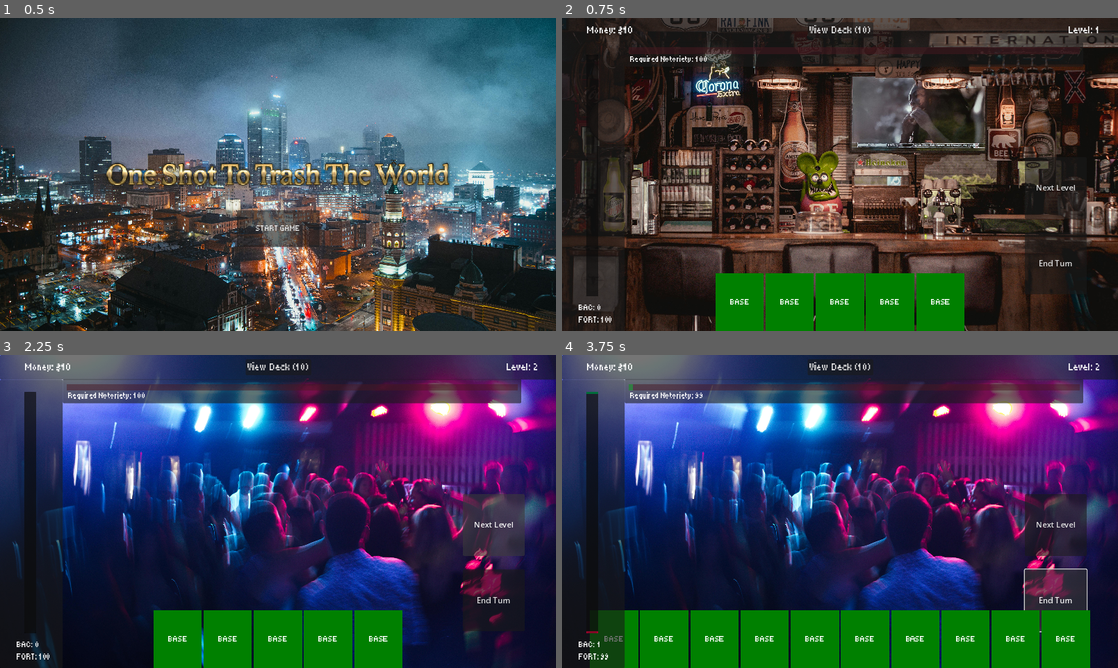
Above: before the commit, frames 1-4 (two rows, left to right).
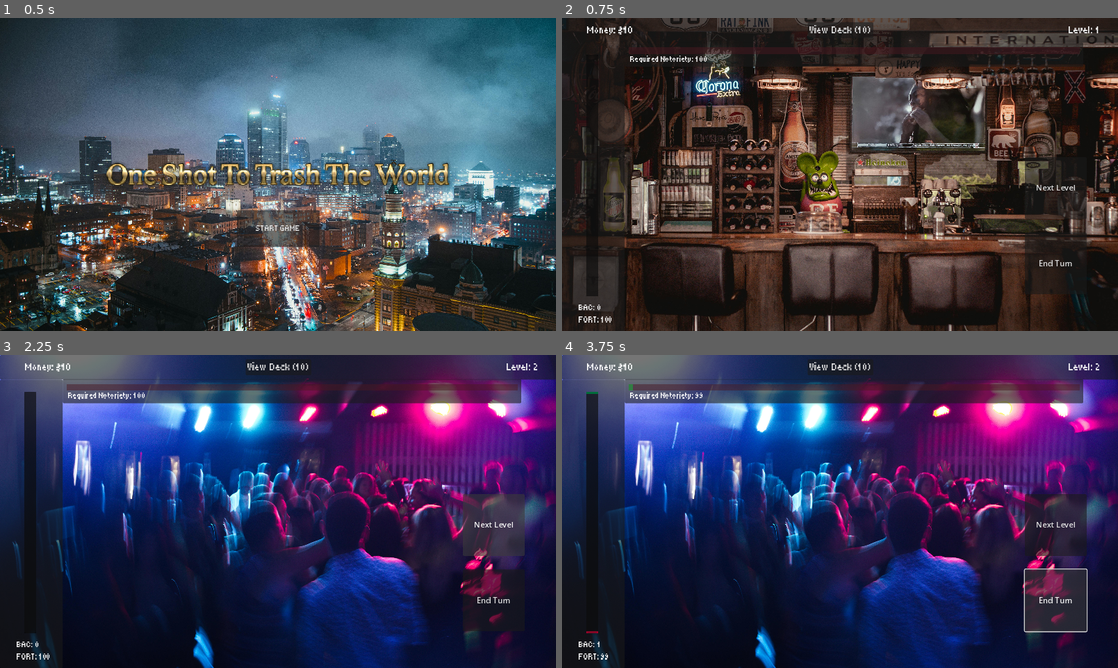
Above: after the commit, the same moments.

Repository: TreSmith/JameGamGameJam
Game: Godot game, scene res://Scenes/UI/main_menu.tscn
The game is run twice, just before and just after one commit, with the same random seed, the same clock (stepped at 60 frames per second) and the same inputs.
Inputs:
- Up to frame 1 (0.5 s): no input
- Up to frame 2 (0.75 s): click "START GAME" at 0.5 s
- Up to frame 3 (2.25 s): click "Next Level" at 1.25 s; click "Next Level" at 2 s
- Up to frame 4 (3.75 s): click "View Deck (10)" at 2.75 s; click "End Turn" at 3.5 s

Frame 1 is identical in both runs. In frame 2, 8.0% of the frame differs, in the area x 27-73%, y 81-100%; in frame 3, 8.0%; in frame 4, 16%, in the area x 5-95%, y 81-100%.
Error after the commit: Invalid call. Nonexistent function 'draw' in base 'Node (game_manager.gd)'. (res://Scripts/Component)

Commit message:
Updated card
Card will add stats pulled from deck to the object itself.

Diff:
--- a/Scenes/Components/card.tscn
+++ b/Scenes/Components/card.tscn
@@ -37,7 +37,7 @@
 anchor_bottom = 1.0
 grow_horizontal = 2
 grow_vertical = 2
-text = "State"
+text = "Name"
 horizontal_alignment = 1
 vertical_alignment = 1
 
--- a/Scripts/Component Scripts/card.gd
+++ b/Scripts/Component Scripts/card.gd
@@ -12,7 +12,7 @@
 @onready var card_released_state = %CardReleasedState
 
 
-
+var cardname = ""
 @export var BAC = 0
 @export var cost = 3
 @export var fort = 0
@@ -45,6 +45,7 @@
 	targets.erase(area)
 
 func discardcard():
+	GameManager.discard(cardname)
 	queue_free()
 
 func _on_card_released_state_cardplayed():
--- a/Scripts/Component Scripts/card_states/card_base_state.gd
+++ b/Scripts/Component Scripts/card_states/card_base_state.gd
@@ -6,7 +6,7 @@
 
 	card_ui.reparent_requested.emit(card_ui)
 	card_ui.color.color = Color.WEB_GREEN
-	card_ui.state.text = "BASE"
+	#card_ui.state.text = "BASE"
 	card_ui.pivot_offset = Vector2.ZERO
 
 func on_gui_input(event: InputEvent) -> void:
--- a/Scripts/Component Scripts/card_states/card_clicked_state.gd
+++ b/Scripts/Component Scripts/card_states/card_clicked_state.gd
@@ -2,7 +2,7 @@
 
 func enter() -> void:
 	card_ui.color.color = Color.ORANGE
-	card_ui.state.text = "CLICKED"
+	#card_ui.state.text = "CLICKED"
 	card_ui.drop_point_detector.monitoring = true
 
 func on_input(event: InputEvent) -> void:
--- a/Scripts/Component Scripts/card_states/card_dragging_state.gd
+++ b/Scripts/Component Scripts/card_states/card_dragging_state.gd
@@ -6,7 +6,7 @@
 		card_ui.reparent(ui_layer)
 
 	card_ui.color.color = Color.NAVY_BLUE
-	card_ui.state.text = "DRAGGING"
+	#card_ui.state.text = "DRAGGING"
 
 func on_input(event: InputEvent) -> void:
 	var mouse_motion := event is InputEventMouseMotion
--- a/Scripts/Component Scripts/card_states/card_released_state.gd
+++ b/Scripts/Component Scripts/card_states/card_released_state.gd
@@ -6,7 +6,7 @@
 
 func enter() -> void:
 	card_ui.color.color = Color.DARK_VIOLET
-	card_ui.state.text = "RELEASED"
+	#card_ui.state.text = "RELEASED"
 
 	played = false
 
--- a/Scripts/Component Scripts/hand.gd
+++ b/Scripts/Component Scripts/hand.gd
@@ -13,6 +13,15 @@
 func generate_hand(handsize):
 	for i in handsize:
 		var c = card_scene.instantiate()
+		var card = GameManager.draw()
+		c.BAC = card["BAC"]
+		c.cost = card["Cost"]
+		c.fort = card["FORT"]
+		c.cardname = card["Name"]
+		c.cards = card["Card"]
+		c.energy = card["Energy"]
+		c.retain = card["Retain"]
+		c.Start.text = c.cardname
 		add_child(c)
 		c.reparent_requested.connect(_on_card_ui_reparent_requested)
 	GameManager.Handsize = GameManager.DEFAULT_HANDSIZE
